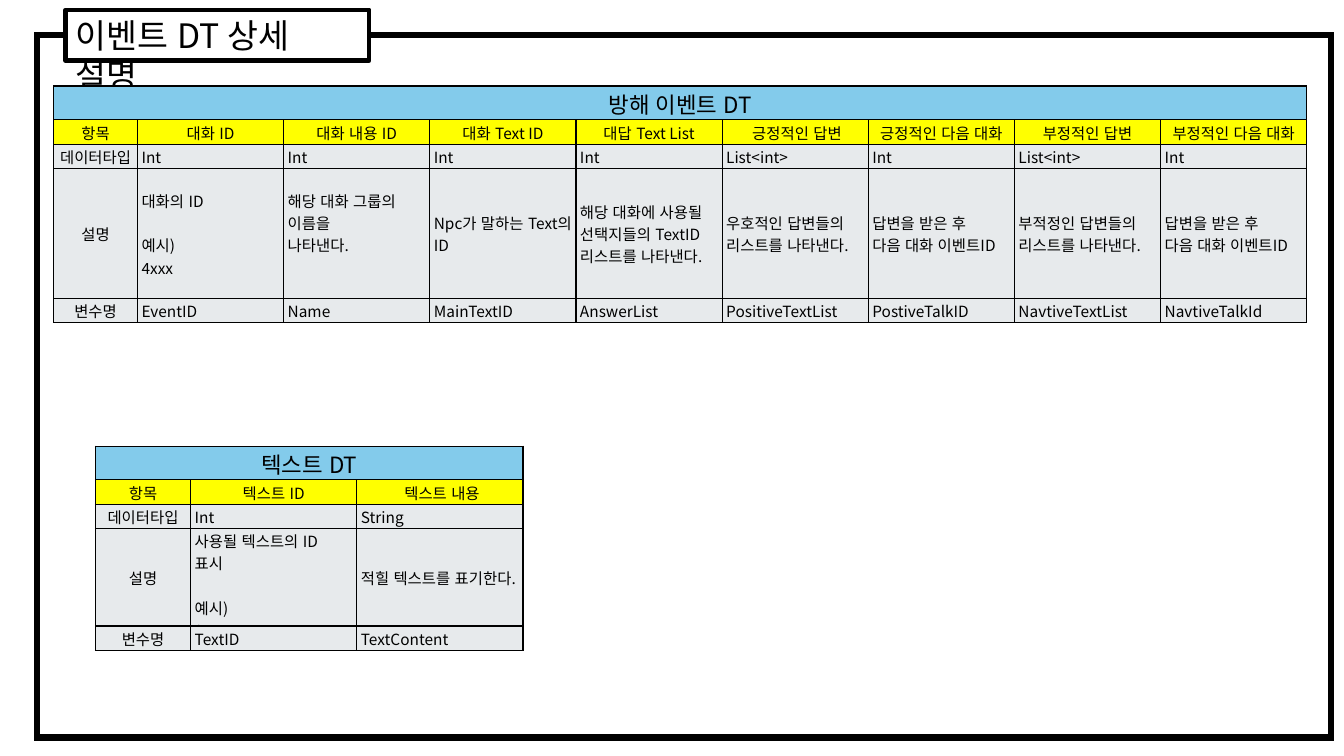
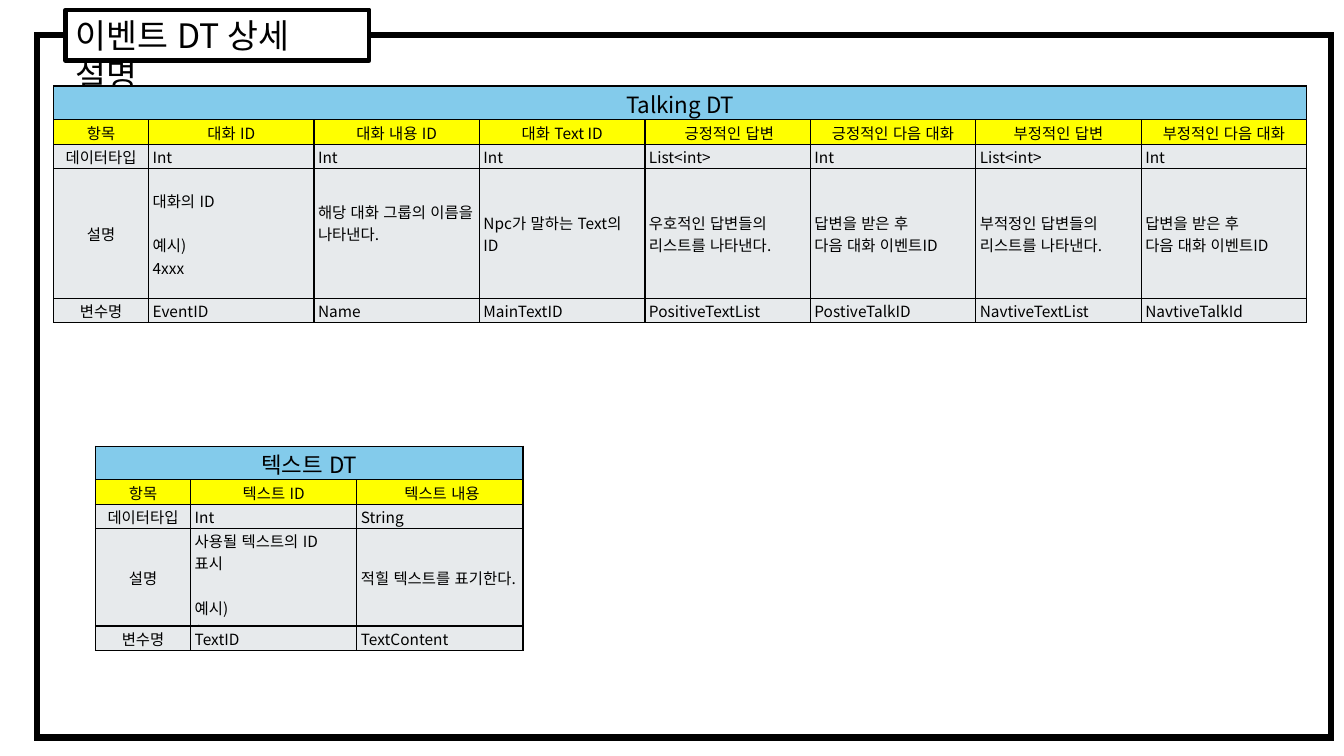
Before and after one commit to weariness00/Mandle_10Minute_Game, a slide deck: slide 7 of document/데이터테이블 문서.pptx. Drawn at 1344x756 pixels with LibreOffice and Linux fonts; fonts in the diff are those of the drawing. Boxes give left, top, right and bottom in pixels: in the first picture for what was removed or moved away, otherwise in the second. Text is boxed around its words. In the diff, an @@ line names an element or a change of style, - is before the commit and + after.

Commit message:
20250212_기획_DT문서 및 방해이벤트 수정
- 메시지 이벤트 상세 설명 기획
- Talking DT기획

```diff
--- a/document/데이터테이블 문서.pptx
+++ b/document/데이터테이블 문서.pptx
@@ table at [53, 86, 1306, 323] @@
-column 1, row 1: 방해 이벤트 DT
+column 1, row 1: Talking DT
-column 5:  | 대답 Text List | Int | 해당 대화에 사용될 / 선택지들의 TextID / 리스트를 나타낸다. | AnswerList
```
Also in this commit, not shown: 2 other slides changed, 3 other files.
